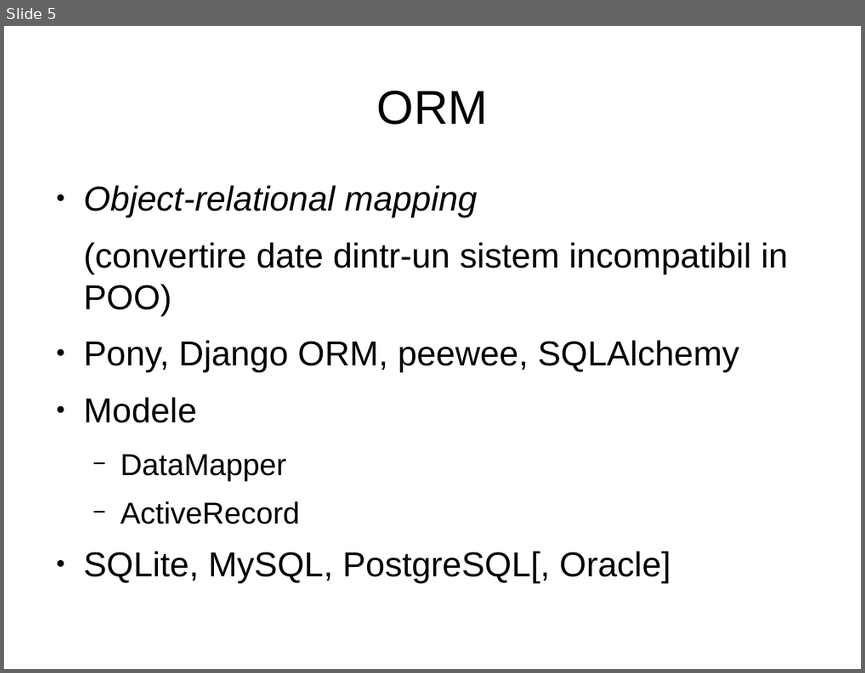
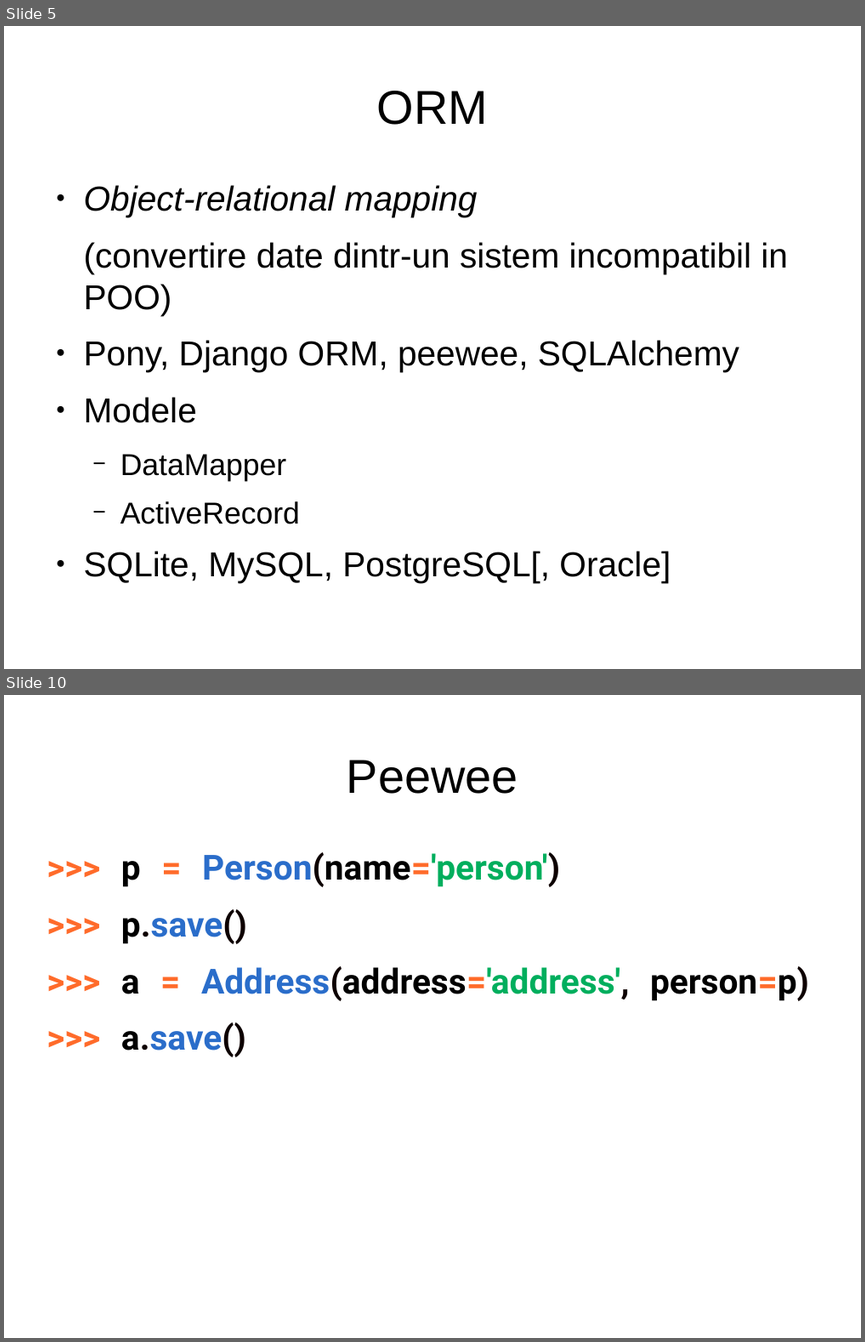
Before and after one commit to RoPython/ropython-presentations, a slide deck: cmiN/1/orm.odp. Shown one above the other, each under a label of ours: slide 5 before the commit, slides 5 and 10 after it; the slides between them are not shown. The pictures are 865x673 and 865x1342 pixels, drawn with LibreOffice and Linux fonts; fonts in the diff are those of the drawing. Boxes give left, top, right and bottom in pixels: in the first picture for what was removed or moved away, otherwise in the second. Text is boxed around its words. In the diff, an @@ line names an element or a change of style, - is before the commit and + after.

```diff
--- a/cmiN/1/orm.odp
+++ b/cmiN/1/orm.odp
@@ slide 10 added at (x1=4, y1=695, x2=861, y2=1338), background #FFFFFF @@
@@ title added at (x1=347, y1=760, x2=518, y2=794), 44 pt, text #000000 @@
+Peewee
@@ text added at (x1=121, y1=852, x2=809, y2=1057), 32 pt, text #000000, bold @@
+>>> p = Person(name='person')
+>>> p.save()
+>>> a = Address(address='address', person=p)
+>>> a.save()
```
Also in this commit, not shown: 6 other slides added, 3 slides removed.
